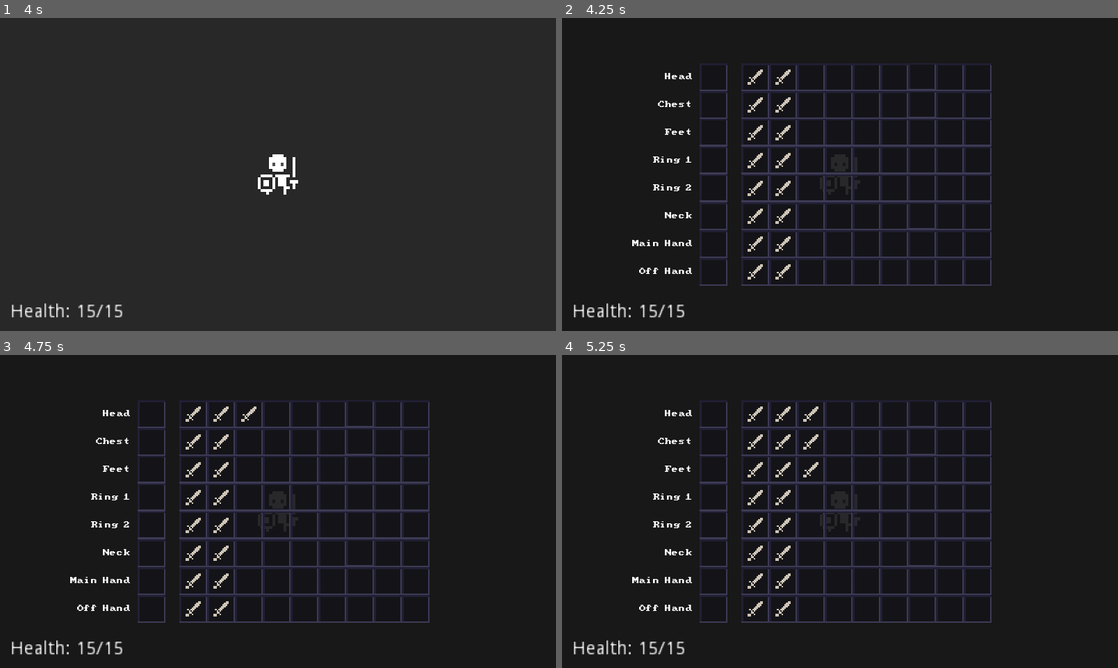
Above: before the commit, frames 1-4 (two rows, left to right).
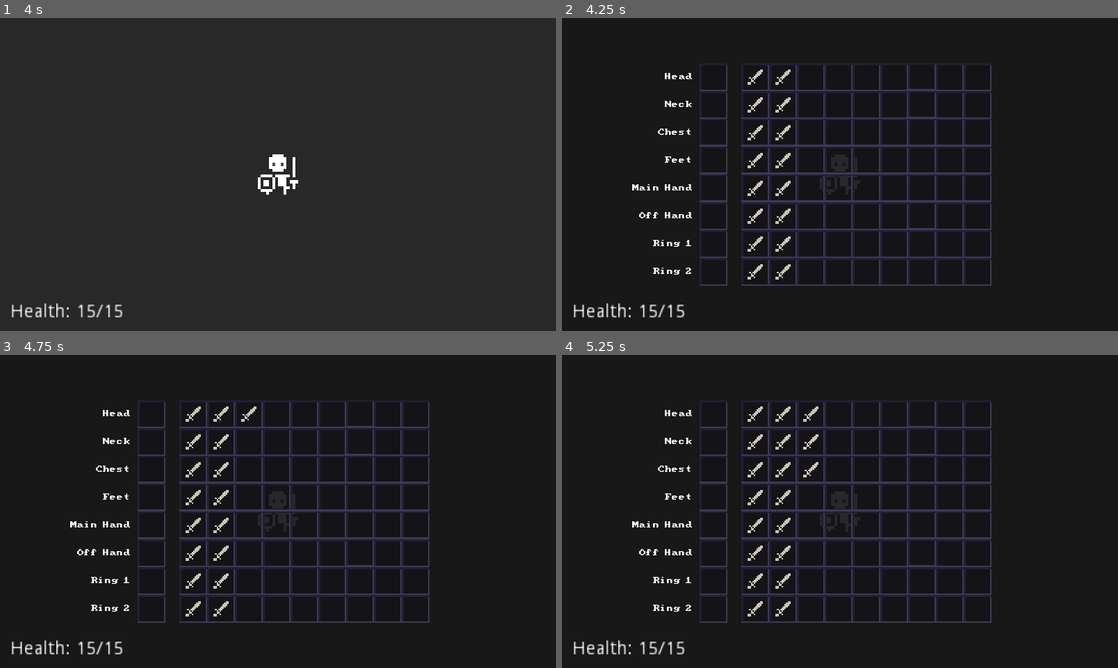
Above: after the commit, the same moments.

Repository: SimenMH/endoruin
Game: Godot game, scene res://scenes/player/Player.tscn
Two runs of this game, one before a commit and one after it. Both use one fixed random seed, a clock stepped at 60 frames per second and the inputs below. This scene is started directly instead of the project's main scene.
Inputs:
- Up to frame 1 (4 s): tap Enter (ui_accept) at 0.5, 0.6, 0.77, 1.07, 1.25, 1.52, 1.55, 1.82, 2, 2.3, 2.75, 2.85, 3.02, 3.32, 3.5, 3.77, 3.8 s; hold Right (ui_right) 0.53-1.28 s; hold Down (ui_down) 1.28-2.03 s; tap E (interact) at 1.35 s; hold Right (ui_right) 2.03-2.78 s; hold W (wait) 2.03-2.78 s; hold Up (ui_up) 2.78-3.53 s; hold Left (ui_left) from 3.53 s (still down); hold E (interact) from 3.53 s (still down)
- Up to frame 2 (4.25 s): keep holding Left (ui_left); keep holding E (interact); tap Enter (ui_accept) at 4.07 s; tap Tab (open_inventory) at 4.15 s
- Up to frame 3 (4.75 s): keep holding Left (ui_left); release E (interact) at 4.28 s; tap W (wait) at 4.35 s; tap Enter (ui_accept) at 4.52, 4.55 s
- Up to frame 4 (5.25 s): tap Enter (ui_accept) at 4.82, 5.1 s; release Left (ui_left) at 5.03 s; hold Down (ui_down) from 5.03 s (still down)

Frame 1 is identical in both runs. In frame 2, 0.6% of the frame differs, in the area x 12-24%, y 26-82%; in frame 3, 0.6%; in frame 4, 0.6%.
Error in both runs: Invalid call. Nonexistent function 'request_move' in base 'Viewport'. (res://scenes/player/Player.gd:33)

Commit message:
Update equipment using PlayerData equipment and add function for adding items to inventory

Diff:
--- a/scenes/GUI/inventory/Inventory.gd
+++ b/scenes/GUI/inventory/Inventory.gd
@@ -1,24 +1,38 @@
 extends ColorRect
 
 onready var inventory = PlayerData.inventory
-onready var equpment = PlayerData.equipment
+onready var equipment = PlayerData.equipment
 onready var inventory_slots = $ColorRect/HBoxContainer/InventorySlots
 onready var equipment_slots = $ColorRect/HBoxContainer/CenterContainer/EquipmentSlots
+onready var inventory_space = inventory_slots.get_child_count()
 
 export var grow_vertically = true
 
 func _ready():
+	if inventory.size() < inventory_space:
+		initialize_inventory()
 	update_inventory()
+	update_equipment()
 
 func _process(delta):
 	# Testing
 	if Input.is_action_just_pressed('ui_accept'):
-		inventory.append({'name': 'Shortsword'})
+		add_to_inventory({'name': 'Shortsword'})
 		update_inventory()
+
+func initialize_inventory():
+	for i in range(inventory_space):
+		inventory.append(null)
+
+func update_equipment():
+	var slots = equipment_slots.get_children()
+	for slot in slots:
+		var slot_type = slot.name.to_lower()
+		slot.get_child(1).update_item(equipment[slot_type])
 
 func update_inventory():
 	for i in range(inventory.size()):
-		if i >= inventory_slots.get_child_count():
+		if i >= inventory_space:
 			print('ERROR: Inventory index out of range')
 			break
 		var slot_idx = i
@@ -29,8 +43,20 @@
 
 func get_vert_slot_idx(idx):
 	var columns = inventory_slots.columns
-	var rows = inventory_slots.get_child_count() / inventory_slots.columns
+	var rows = inventory_space / inventory_slots.columns
 	var column = idx / rows
 	var row = idx - (idx / rows * rows)
 	var slot_idx = (row * inventory_slots.columns) + column
 	return slot_idx
+
+func add_to_inventory(item):
+	for i in range(inventory.size()):
+		if inventory[i] == null:
+			inventory[i] = item
+			return true
+	if inventory.size() < inventory_space:
+		inventory.append(item)
+		return true
+	else:
+		print('Inventory full!')
+		return false
--- a/scenes/GUI/inventory/Inventory.tscn
+++ b/scenes/GUI/inventory/Inventory.tscn
@@ -75,10 +75,33 @@
 margin_right = 219.0
 margin_bottom = 64.0
 
+[node name="Neck" type="HBoxContainer" parent="ColorRect/HBoxContainer/CenterContainer/EquipmentSlots"]
+margin_top = 64.0
+margin_right = 219.0
+margin_bottom = 128.0
+custom_constants/separation = 16
+alignment = 2
+
+[node name="Label" type="Label" parent="ColorRect/HBoxContainer/CenterContainer/EquipmentSlots/Neck"]
+margin_left = 75.0
+margin_top = 24.0
+margin_right = 139.0
+margin_bottom = 40.0
+custom_fonts/font = SubResource( 3 )
+text = "Neck"
+valign = 1
+
+[node name="InvSlot" parent="ColorRect/HBoxContainer/CenterContainer/EquipmentSlots/Neck" instance=ExtResource( 1 )]
+anchor_right = 0.0
+anchor_bottom = 0.0
+margin_left = 155.0
+margin_right = 219.0
+margin_bottom = 64.0
+
 [node name="Chest" type="HBoxContainer" parent="ColorRect/HBoxContainer/CenterContainer/EquipmentSlots"]
-margin_top = 64.0
-margin_right = 219.0
-margin_bottom = 128.0
+margin_top = 128.0
+margin_right = 219.0
+margin_bottom = 192.0
 custom_constants/separation = 16
 alignment = 2
 
@@ -99,9 +122,9 @@
 margin_bottom = 64.0
 
 [node name="Feet" type="HBoxContainer" parent="ColorRect/HBoxContainer/CenterContainer/EquipmentSlots"]
-margin_top = 128.0
-margin_right = 219.0
-margin_bottom = 192.0
+margin_top = 192.0
+margin_right = 219.0
+margin_bottom = 256.0
 custom_constants/separation = 16
 alignment = 2
 
@@ -121,10 +144,55 @@
 margin_right = 219.0
 margin_bottom = 64.0
 
+[node name="MHand" type="HBoxContainer" parent="ColorRect/HBoxContainer/CenterContainer/EquipmentSlots"]
+margin_top = 256.0
+margin_right = 219.0
+margin_bottom = 320.0
+custom_constants/separation = 16
+alignment = 2
+
+[node name="Label" type="Label" parent="ColorRect/HBoxContainer/CenterContainer/EquipmentSlots/MHand"]
+margin_top = 24.0
+margin_right = 139.0
+margin_bottom = 40.0
+custom_fonts/font = SubResource( 3 )
+text = "Main Hand"
+valign = 1
+
+[node name="InvSlot" parent="ColorRect/HBoxContainer/CenterContainer/EquipmentSlots/MHand" instance=ExtResource( 1 )]
+anchor_right = 0.0
+anchor_bottom = 0.0
+margin_left = 155.0
+margin_right = 219.0
+margin_bottom = 64.0
+
+[node name="OHand" type="HBoxContainer" parent="ColorRect/HBoxContainer/CenterContainer/EquipmentSlots"]
+margin_top = 320.0
+margin_right = 219.0
+margin_bottom = 384.0
+custom_constants/separation = 16
+alignment = 2
+
+[node name="Label" type="Label" parent="ColorRect/HBoxContainer/CenterContainer/EquipmentSlots/OHand"]
+margin_left = 16.0
+margin_top = 24.0
+margin_right = 139.0
+margin_bottom = 40.0
+custom_fonts/font = SubResource( 3 )
+text = "Off Hand"
+valign = 1
+
+[node name="InvSlot" parent="ColorRect/HBoxContainer/CenterContainer/EquipmentSlots/OHand" instance=ExtResource( 1 )]
+anchor_right = 0.0
+anchor_bottom = 0.0
+margin_left = 155.0
+margin_right = 219.0
+margin_bottom = 64.0
+
 [node name="Ring1" type="HBoxContainer" parent="ColorRect/HBoxContainer/CenterContainer/EquipmentSlots"]
-margin_top = 192.0
-margin_right = 219.0
-margin_bottom = 256.0
+margin_top = 384.0
+margin_right = 219.0
+margin_bottom = 448.0
 custom_constants/separation = 16
 alignment = 2
 
@@ -145,9 +213,9 @@
 margin_bottom = 64.0
 
 [node name="Ring2" type="HBoxContainer" parent="ColorRect/HBoxContainer/CenterContainer/EquipmentSlots"]
-margin_top = 256.0
-margin_right = 219.0
-margin_bottom = 320.0
+margin_top = 448.0
+margin_right = 219.0
+margin_bottom = 512.0
 custom_constants/separation = 16
 alignment = 2
 
@@ -167,74 +235,6 @@
 margin_right = 219.0
 margin_bottom = 64.0
 
-[node name="Neck" type="HBoxContainer" parent="ColorRect/HBoxContainer/CenterContainer/EquipmentSlots"]
-margin_top = 320.0
-margin_right = 219.0
-margin_bottom = 384.0
-custom_constants/separation = 16
-alignment = 2
-
-[node name="Label" type="Label" parent="ColorRect/HBoxContainer/CenterContainer/EquipmentSlots/Neck"]
-margin_left = 75.0
-margin_top = 24.0
-margin_right = 139.0
-margin_bottom = 40.0
-custom_fonts/font = SubResource( 3 )
-text = "Neck"
-valign = 1
-
-[node name="InvSlot" parent="ColorRect/HBoxContainer/CenterContainer/EquipmentSlots/Neck" instance=ExtResource( 1 )]
-anchor_right = 0.0
-anchor_bottom = 0.0
-margin_left = 155.0
-margin_right = 219.0
-margin_bottom = 64.0
-
-[node name="MHand" type="HBoxContainer" parent="ColorRect/HBoxContainer/CenterContainer/EquipmentSlots"]
-margin_top = 384.0
-margin_right = 219.0
-margin_bottom = 448.0
-custom_constants/separation = 16
-alignment = 2
-
-[node name="Label" type="Label" parent="ColorRect/HBoxContainer/CenterContainer/EquipmentSlots/MHand"]
-margin_top = 24.0
-margin_right = 139.0
-margin_bottom = 40.0
-custom_fonts/font = SubResource( 3 )
-text = "Main Hand"
-valign = 1
-
-[node name="InvSlot" parent="ColorRect/HBoxContainer/CenterContainer/EquipmentSlots/MHand" instance=ExtResource( 1 )]
-anchor_right = 0.0
-anchor_bottom = 0.0
-margin_left = 155.0
-margin_right = 219.0
-margin_bottom = 64.0
-
-[node name="OHand" type="HBoxContainer" parent="ColorRect/HBoxContainer/CenterContainer/EquipmentSlots"]
-margin_top = 448.0
-margin_right = 219.0
-margin_bottom = 512.0
-custom_constants/separation = 16
-alignment = 2
-
-[node name="Label" type="Label" parent="ColorRect/HBoxContainer/CenterContainer/EquipmentSlots/OHand"]
-margin_left = 16.0
-margin_top = 24.0
-margin_right = 139.0
-margin_bottom = 40.0
-custom_fonts/font = SubResource( 3 )
-text = "Off Hand"
-valign = 1
-
-[node name="InvSlot" parent="ColorRect/HBoxContainer/CenterContainer/EquipmentSlots/OHand" instance=ExtResource( 1 )]
-anchor_right = 0.0
-anchor_bottom = 0.0
-margin_left = 155.0
-margin_right = 219.0
-margin_bottom = 64.0
-
 [node name="InventorySlots" type="GridContainer" parent="ColorRect/HBoxContainer"]
 margin_left = 251.0
 margin_right = 827.0
--- a/scripts/singletons/PlayerData.gd
+++ b/scripts/singletons/PlayerData.gd
@@ -12,6 +12,7 @@
 	'experience': 0
 }
 var inventory = []
+var inventory_space = 0
 var equipment = {
 	'head': null,
 	'neck': null,
